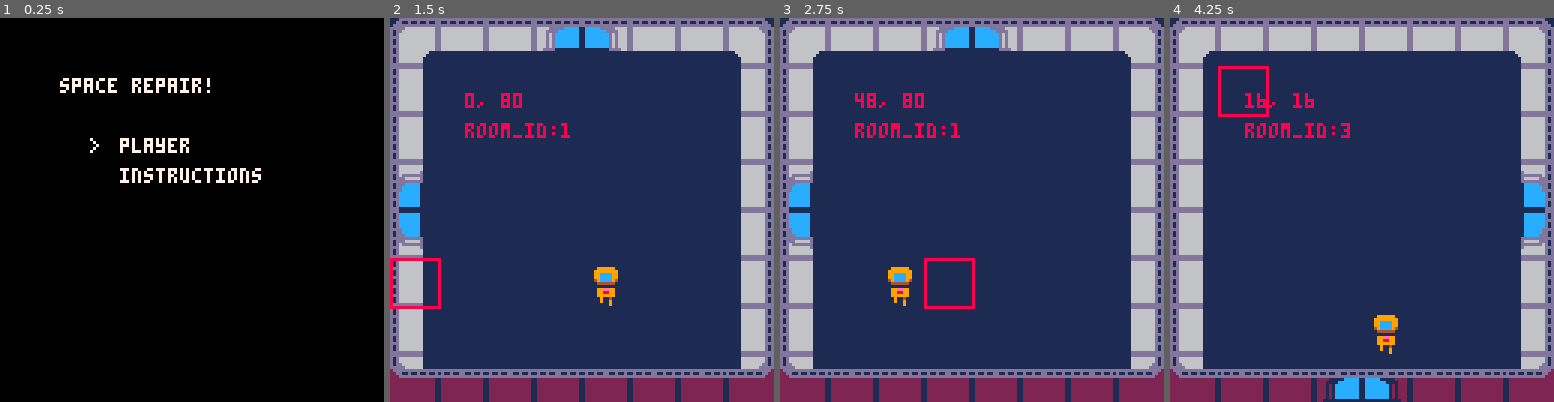
Above: before the commit, frames 1-4 (left to right).
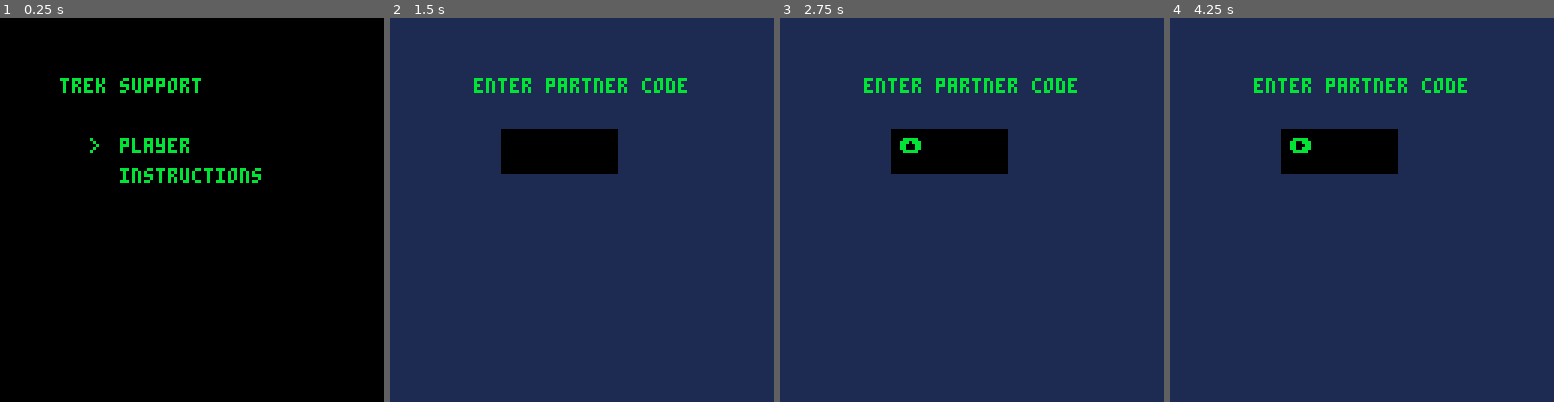
Above: after the commit, the same moments.

Repository: andrewgrewell/GGJ2020
Game: PICO-8 cartridge space_repair.p8
Two runs of this game, one before a commit and one after it. Both use one fixed random seed, a clock stepped at 60 frames per second and the inputs below.
Inputs (mouse positions are in pixels of both pictures, inside the frame that each line leads up to):
- Up to frame 1 (0.25 s): no input
- Up to frame 2 (1.5 s): tap X (X key) at 0.33, 1.07 s; click (670, 121) at 0.67 s; tap O (Z key) at 0.7 s; click (436, 267) at 1.22 s
- Up to frame 3 (2.75 s): hold Right 1.6-2.1 s; tap O (Z key) at 1.7, 2.1, 2.5 s; click (887, 114) at 1.77 s; tap X (X key) at 1.85 s; hold Up 2.15-2.42 s; click (952, 259) at 2.32 s; hold Right from 2.47 s (still down)
- Up to frame 4 (4.25 s): click (1404, 106) at 2.87 s; tap O (Z key) every 0.4 s from 2.9 to 4.1 s; tap X (X key) at 2.97, 4.08 s; release Right at 3.03 s; hold Left 3.08-3.58 s; click (1465, 256) at 3.42 s; hold Down 3.63-3.97 s; click (1231, 102) at 3.97 s; hold Right from 4.02 s (still down)

The runs differ from the first frame. In frame 1, 2.0% of the frame differs, in the area x 15-68%, y 15-43%; in frame 2, 34%; in frame 3, 34%, in the area x 0-100%, y 0-100%; in frame 4, 34%.

Commit message:
updated instructions for rooms, added machine animations

Diff:
--- a/space_repair.p8
+++ b/space_repair.p8
@@ -5,6 +5,7 @@
 --andrew grewell, pete soloway, ryan saul
 
 function _init()
+  load_components()
   load_ships()
   title_init()
 end
@@ -16,20 +17,23 @@
 end
 
 function rp_init()
- _update=rp_update
- _draw=rp_draw
+
+ current_ship=1
   --debug rooms
   poke(0x5f2d, 1)
   tile_size = 16
   room_max = 112
-  rooms = {
-   room(1, {2,3,0,0}),
-   room(2, {0,0,1,0}),
-   room(3, {0,0,4,1}),
-   room(4, {3,0,0,5}),
-   room(5, {0,4,0,0}),
-  }
+  rooms = ships[current_ship].rooms
+  -- rooms = {
+  --  room(1, {2,3,0,0}),
+  --  room(2, {0,0,1,0}),
+  --  room(3, {0,0,4,1}),
+  --  room(4, {3,0,0,5}),
+  --  room(5, {0,4,0,0}),
+  -- }
   inst_player = player(1)
+  _update=rp_update
+  _draw=rp_draw
 end
 
 function code_init()
@@ -109,11 +113,11 @@
   --set props
   curs=1,
   choices={},
-  back_func=do_nothing,
+  back_func={name="",func=function() end,args={}},
   x=40,
   y=30,
   spc=10,
-  col=7,
+  col=11,
   paging=false,
  }
 
@@ -193,11 +197,11 @@
 
 function main_menu_init()
  main_menu=menu()
- main_menu:add_choice("player", rp_init)
- main_menu:add_choice("instructions", code_init)
+ main_menu:add_choice("player", code_init)
+ main_menu:add_choice("instructions", inst_loop)
 
  function main_menu:draw()
-  print("space repair!",20,20,7)
+  print("trek support",20,20,11)
   self:ycurs_draw()
  end
 end
@@ -258,6 +262,8 @@
  function ship_inst:draw()
   self:draw_left_right_arrows()
   ships[self.curs]:draw_ship_diagram()
+  draw_select_button()
+  draw_back_button()
  end
  return ship_inst
 end
@@ -272,8 +278,17 @@
  room_inst:set_back_func("back",change_to_ships_inst)
 
  function room_inst:draw()
-  print(self.curs,64,64,self.col) --TODO: draw the components here
- end
+  self:draw_left_right_arrows()
+  ship.rooms[self.curs].machine:draw_inst()
+  draw_select_button()
+  draw_back_button()
+ end
+
+ function room_inst:update()
+  self:curs_update()
+  ship.rooms[self.curs].machine:update()
+ end
+
  return room_inst
 end
 
@@ -289,7 +304,11 @@
  fix_inst:set_back_func("back",change_to_rooms_inst,inst_menu.selected_ship)
 
  function fix_inst:draw()
-  print("fix here",64,64,self.col) --TODO: draw the code to fix here
+  print("lzxjnkja akliajwljl:",10,10,11)
+  draw_check_mark(48,50,11)
+  spr(0,40,56,2,2)
+  print("⬆️⬆️⬆️➡️",64,64,self.col) --TODO: draw the code to fix here
+  draw_back_button()
  end
  return fix_inst
 end
@@ -300,12 +319,12 @@
   text=text,
   x=40,
   y=40,
-  col=7,
+  col=11,
   vals=0,
   current="",
   maxi=maxi,
   space=20,
-  border=3
+  border=4
  }
 
  function inp:new(o)
@@ -335,28 +354,39 @@
  end
 
  function inp:draw()
+  rectfill(0,0,128,128,1)
+  print(self.text,self.x-12,self.y-20,self.col)
+  rectfill(self.x-self.border+1,self.y-self.border+1,self.x+self.border+self.maxi*8-1,self.y+self.border+8-1,0)
+
   if self:ready() then
-   rectfill(self.x-self.border,self.y-self.border,self.x+self.border+self.maxi*8,self.y+self.space+self.border+8,2)
-   print("confirm?",self.x,self.y+self.border+10,7)
-  end
-
-  print(self.text,self.x,self.y,self.col)
-  print(self.current,self.x,self.y+self.space,self.col)
+   rect(self.x-self.border,self.y-self.border,self.x+self.border+self.maxi*8,self.y+self.border+8,11)
+   print("confirm?",self.x,self.y+self.border+10,self.col)
+  end
+
+  print(self.current,self.x,self.y,self.col)
  end
 
  return inp:new(nil)
 end
 
 function code_enter_init()
- code_enter=input("input code",4)
+ code_enter=input("enter partner code",4)
 
  function code_enter:update()
   self:enter_keys()
   if self:ready() and btnp(5) then
    set_rand(self.current)
-   inst_loop()
-  end
- end
+   rp_init()
+  end
+ end
+end
+
+function draw_select_button()
+ print("oiaj:🅾️",10,118,11)
+end
+
+function draw_back_button()
+ print("aoaq:❎",94,118,11)
 end
 
 -->8
@@ -379,13 +409,6 @@
   yoff=0
  }
 
- function s:add_rooms(array_of_rooms)
-  --Must be in format {{1,{1,2,3,4},{2,{0,1,0,0}, ... }
-  for i=1,#array_of_rooms do
-   self:add_room(array_of_rooms[i][1],array_of_rooms[i][2])
-  end
- end
-
  function s:add_room(room)
   add(self.rooms,room)
  end
@@ -398,7 +421,7 @@
  end
 
  function s:update()
- --update
+  foreach(self.rooms,function(r) r:update() end)
  end
 
  function s:draw()
@@ -419,8 +442,6 @@
    end
   end
   spc_print(self.description,10,10,11,0,1)
-  print("oiaj:🅾️",10,118,11)
-  print("aoaq:❎",94,118,11)
  end
 
  function s:create_ship_layout()
@@ -461,7 +482,9 @@
  nship=ship()
  nship.description=description
  for i=1,#rooms do
-  nship:add_room(room(rooms[i].id,rooms[i].neighs,rooms[i].machine))
+  local r=room(rooms[i].id,rooms[i].neighs)
+  r:unpack_machine_components(rooms[i].machine)
+  nship:add_room(r)
  end
  nship:create_ship_layout()
 end
@@ -503,28 +526,28 @@
 function load_ships()
  --ship 1
  add_ship_with_rooms({
- {id=1,neighs={0,0,0,2},machine={{1,{false,false,false}},{1,{false,false,false}},{1,{false,false,false}},{1,{false,false,false}}}},
- {id=2,neighs={3,1,4,5},machine={{1,{false,false,false}},{1,{false,false,false}},{1,{false,false,false}},{1,{false,false,false}}}},
- {id=3,neighs={0,0,2,0},machine={{1,{false,false,false}},{1,{false,false,false}},{1,{false,false,false}},{1,{false,false,false}}}},
- {id=4,neighs={2,0,0,0},machine={{1,{false,false,false}},{1,{false,false,false}},{1,{false,false,false}},{1,{false,false,false}}}},
- {id=5,neighs={0,2,0,0},machine={{1,{false,false,false}},{1,{false,false,false}},{1,{false,false,false}},{1,{false,false,false}}}}},
+ {id=1,neighs={0,0,0,2},machine={{1,{false,false,false}},{2,{false,false,false}},{3,{false,false,false}},{4,{false,false,false}}}},
+ {id=2,neighs={3,1,4,5},machine={{4,{false,true,true}},{3,{true,true,true}},{2,{true,true,true}},{2,{true,true,true}}}},
+ {id=3,neighs={0,0,2,0},machine={{2,{false,true,true}},{1,{true,true,true}},{4,{true,true,true}},{1,{true,true,true}}}},
+ {id=4,neighs={2,0,0,0},machine={{3,{false,true,true}},{2,{true,true,true}},{1,{true,true,true}},{3,{true,true,true}}}},
+ {id=5,neighs={0,2,0,0},machine={{1,{false,true,true}},{4,{true,true,true}},{2,{true,true,true}},{2,{true,true,true}}}}},
  "oiajoi ;oij;oa wdjoij\noaio jwwoi owi jwda\naoijo;aiwjoaoi")
  --ship 2
  add_ship_with_rooms({
- {id=1,neighs={0,0,0,3},machine={{1,{false,false,false}},{1,{false,false,false}},{1,{false,false,false}},{1,{false,false,false}}}},
- {id=2,neighs={0,0,3,5},machine={{1,{false,false,false}},{1,{false,false,false}},{1,{false,false,false}},{1,{false,false,false}}}},
- {id=3,neighs={2,1,4,0},machine={{1,{false,false,false}},{1,{false,false,false}},{1,{false,false,false}},{1,{false,false,false}}}},
- {id=4,neighs={3,0,0,6},machine={{1,{false,false,false}},{1,{false,false,false}},{1,{false,false,false}},{1,{false,false,false}}}},
- {id=5,neighs={0,2,0,0},machine={{1,{false,false,false}},{1,{false,false,false}},{1,{false,false,false}},{1,{false,false,false}}}},
- {id=6,neighs={0,4,0,0},machine={{1,{false,false,false}},{1,{false,false,false}},{1,{false,false,false}},{1,{false,false,false}}}}},
+ {id=1,neighs={0,0,0,3},machine={{2,{false,true,true}},{1,{false,true,true}},{3,{false,true,true}},{2,{false,true,true}}}},
+ {id=2,neighs={0,0,3,5},machine={{3,{false,true,true}},{2,{true,true,true}},{2,{true,true,true}},{1,{true,true,true}}}},
+ {id=3,neighs={2,1,4,0},machine={{1,{false,true,true}},{3,{true,true,true}},{1,{true,true,true}},{3,{true,true,true}}}},
+ {id=4,neighs={3,0,0,6},machine={{1,{false,true,true}},{4,{true,true,true}},{4,{true,true,true}},{1,{true,true,true}}}},
+ {id=5,neighs={0,2,0,0},machine={{4,{false,true,true}},{1,{true,true,true}},{3,{true,true,true}},{4,{true,true,true}}}},
+ {id=6,neighs={0,4,0,0},machine={{3,{false,true,true}},{2,{true,true,true}},{1,{true,true,true}},{1,{true,true,true}}}}},
  "oiajoi ;oij;oa wdjoij\noaio jwwoi owi jwda\naoijo;aiwjoaoi")
  --ship 3
  add_ship_with_rooms({
- {id=1,neighs={0,0,0,2},machine={{1,{false,false,false}},{1,{false,false,false}},{1,{false,false,false}},{1,{false,false,false}}}},
- {id=2,neighs={0,1,0,4},machine={{1,{false,false,false}},{1,{false,false,false}},{1,{false,false,false}},{1,{false,false,false}}}},
- {id=3,neighs={0,0,4,0},machine={{1,{false,false,false}},{1,{false,false,false}},{1,{false,false,false}},{1,{false,false,false}}}},
- {id=4,neighs={3,2,5,0},machine={{1,{false,false,false}},{1,{false,false,false}},{1,{false,false,false}},{1,{false,false,false}}}},
- {id=5,neighs={4,0,0,0},machine={{1,{false,false,false}},{1,{false,false,false}},{1,{false,false,false}},{1,{false,false,false}}}}},
+ {id=1,neighs={0,0,0,2},machine={{1,{true,true,true}},{4,{false,true,true}},{2,{true,true,true}},{4,{true,true,true}}}},
+ {id=2,neighs={0,1,0,4},machine={{2,{false,true,true}},{3,{true,true,true}},{3,{true,true,true}},{2,{false,true,true}}}},
+ {id=3,neighs={0,0,4,0},machine={{3,{true,true,true}},{2,{true,true,true}},{1,{true,true,true}},{1,{true,true,true}}}},
+ {id=4,neighs={3,2,5,0},machine={{4,{false,true,true}},{1,{false,true,true}},{4,{true,true,true}},{3,{true,true,true}}}},
+ {id=5,neighs={4,0,0,0},machine={{1,{true,true,true}},{4,{true,true,true}},{3,{true,true,true}},{4,{true,true,true}}}}},
  "oiajoi ;oij;oa wdjoij\noaio jwwoi owi jwda\naoijo;aiwjoaoi")
  -- --ship 4
  -- add_ship_with_rooms({
@@ -598,13 +621,13 @@
 
 -->8
 --rooms
-function room(id, neighs, machine)
+function room(id, neighs)
  local r=init or {
   id = id,
   spawn_x = 64,
   spawn_y = 80,
   neighs = neighs,
-  machine = machine,
+  machine = machine(),
   floor_color = 1,
   walls = {
    top_corner = 128,
@@ -626,6 +649,32 @@
   }
  }
 
+ function r:unpack_machine_components(m) --TODO: current matches desired, need to mix this up
+  local top_current,top_desired = self:unpack_single_component(top_components[m[1][1]],m[1][2],m[1][2])
+  self.machine:add_top_component(top_current,top_desired)
+
+  local left_current,left_desired = self:unpack_single_component(left_components[m[2][1]],m[2][2],m[2][2])
+  self.machine:add_left_component(left_current,left_desired)
+
+  local mid_current,mid_desired = self:unpack_single_component(mid_components[m[3][1]],m[3][2],m[3][2])
+  self.machine:add_middle_component(mid_current,mid_desired)
+
+  local right_current,right_desired = self:unpack_single_component(right_components[m[4][1]],m[4][2],m[4][2])
+  self.machine:add_right_component(right_current,right_desired)
+ end
+
+ function r:unpack_single_component(comp,current,desired)
+  local c_cur = comp
+  c_cur.blinking=current[1]
+  c_cur.sparking=current[2]
+  c_cur.smoking=current[3]
+  local c_des = comp
+  c_des.blinking=desired[1]
+  c_des.sparking=desired[2]
+  c_des.smoking=desired[3]
+  return c_cur,c_des
+ end
+
  function r:new(o)
   local o=o or {}
   setmetatable(o,self)
@@ -634,13 +683,13 @@
  end
 
  function r:update()
-
+  self.machine:update()
  end
 
  function r:draw()
   self:draw_base()
   self:draw_doors()
-  print("room_id:"..self.id, 25, 35)
+  self.machine:draw()
  end
 
  function r:draw_base()
@@ -744,16 +796,61 @@
  end
 
  function m:update()
- --update
+  self.top_component.current:update()
+  self.top_component.desired:update()
+  self.left_component.current:update()
+  self.left_component.desired:update()
+  self.middle_component.current:update()
+  self.middle_component.desired:update()
+  self.right_component.current:update()
+  self.right_component.desired:update()
  end
 
  function m:draw()
- --draw
+  x=56
+  y=48
+  self.top_component.current:draw(x,y)
+  self.left_component.current:draw(x-16,y+16)
+  self.middle_component.current:draw(x,y+16)
+  self.right_component.current:draw(x+16,y+16)
+ end
+
+ function m:draw_inst()
+  local x=50
+  local y=24
+  local col=11
+  print("aoibowieq oimoijoiq!",x-46,y-8,col)
+  self.top_component.desired:draw(x,y)
+  print("oijad",x+20,y+8,col)
+  draw_check_mark(x-10,y+10,col)
+  self.left_component.desired:draw(x,y+24)
+  print("oijad",x+20,y+32,col)
+  draw_check_mark(x-10,y+34,col)
+  self.middle_component.desired:draw(x,y+48)
+  print("oijad",x+20,y+56,col)
+  draw_check_mark(x-10,y+58,col)
+  self.right_component.desired:draw(x,y+72)
+  print("oijad",x+20,y+80,col)
+  draw_check_mark(x-10,y+82,col)
+ end
+
+ function m:draw_fix()
 
  end
 
  return m:new(nil)
 end
+
+function draw_check_mark(x,y,col)
+ line(x,y,x+6,y-6,col)
+ line(x,y+1,x+6,y-5,col)
+ line(x,y,x-2,y-2,col)
+ line(x,y+1,x-2,y-1,col)
+end
+--
+-- function scramble_letter(l)
+--  --TODO: make this scramble each letter several places
+-- end
 
 function component(name,base,alt,type)
  local comp={
@@ -764,7 +861,11 @@
   name=name,
   base_spr=base,
   alt_spr=alt,
-  type=type
+  type=type,
+  blink_tick=tick(15),
+  spark_tick=tick(15), -- TODO: Pixel animation
+  smoke_tick=tick(15), -- TODO: Move smoke sprite
+  current_spr=base
  }
 
  function comp:set_sprites(base,alt)
@@ -780,15 +881,16 @@
  end
 
  function comp:update()
- --update
- end
-
- function comp:draw()
- --draw
- end
-
- function comp:draw_inst()
-
+  if self.blink_tick:ready() and self.blinking == true then
+   if self.current_spr == self.base_spr then self.current_spr=self.alt_spr else self.current_spr=self.base_spr end
+   self.blink_tick:trigger()
+  end
+ end
+
+ function comp:draw(x,y)
+  flipx=false
+  if type==RIGHT then flipx=true end
+  spr(self.current_spr,x,y,2,2,flipx)
  end
 
  return comp:new(nil)
@@ -905,6 +1007,8 @@
 
 function rp_update()
  update_ticks()
+ ships[current_ship]:update()
+ -- foreach(rooms,function(o) o:update() end)
  rooms[inst_player.room_index]:update()
  inst_player:update()
  update_coroutines()
@@ -929,9 +1033,11 @@
 
 function rp_draw()
  cls()
- if (inst_player.room_index)
- then rooms[inst_player.room_index]:draw()
- end
+ -- if (inst_player.room_index)
+ -- then rooms[inst_player.room_index]:draw()
+ -- end
+
+ rooms[inst_player.room_index]:draw()
  inst_player:draw()
  draw_target()
 end
@@ -942,8 +1048,6 @@
  local clipped_x = flr(mx/tile_size) * tile_size
  local clipped_y = flr(my/tile_size) * tile_size
  local half_size = tile_size * 0.5
- print(clipped_x..", "..clipped_y, 25,25)
- rect(clipped_x, clipped_y, clipped_x + tile_size, clipped_y + tile_size, 8)
 end
 
 function inst_draw()
